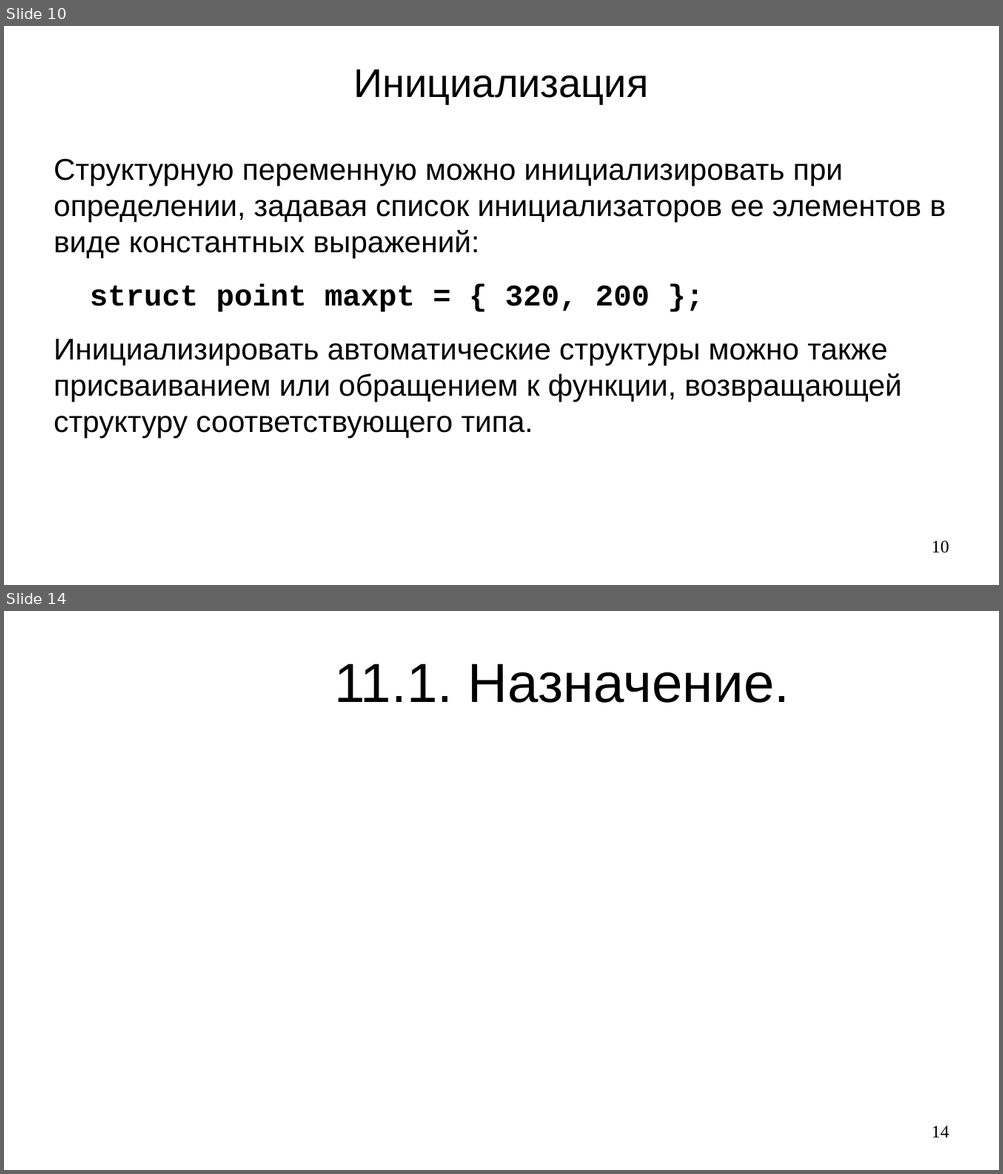
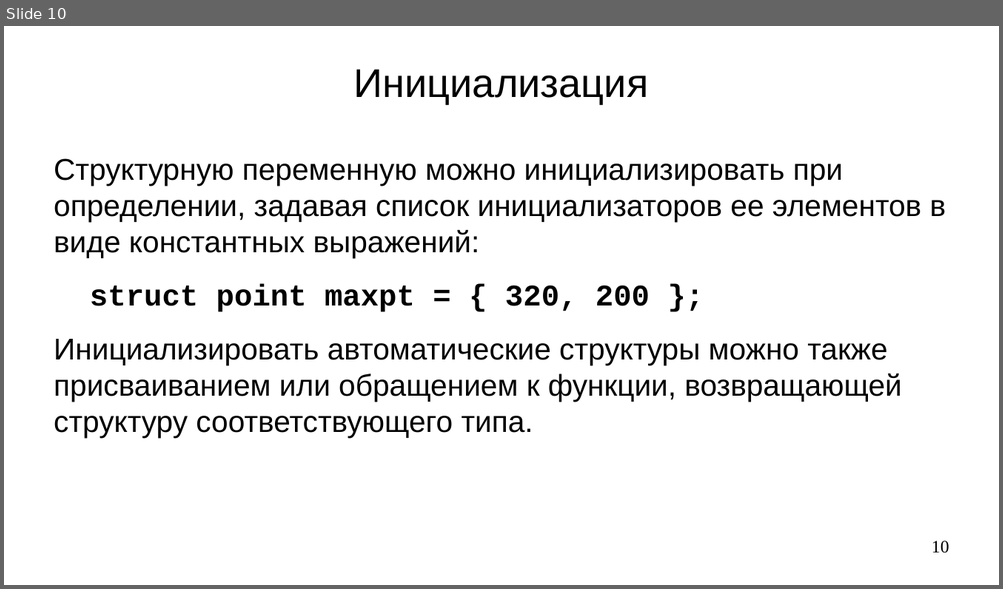
Before and after one commit to steelcraft/stud-lab, a slide deck: Лекции/CBCP01#L7.odp. Shown one above the other, each under a label of ours: slides 10 and 14 before the commit, slide 10 after it; the slides between them are not shown. The pictures are 1003x1174 and 1003x589 pixels, drawn with LibreOffice and Linux fonts; fonts in the diff are those of the drawing. Boxes give left, top, right and bottom in pixels: in the first picture for what was removed or moved away, otherwise in the second. Text is boxed around its words. In the diff, an @@ line names an element or a change of style, - is before the commit and + after.

```diff
--- a/Лекции/CBCP01#L7.odp
+++ b/Лекции/CBCP01#L7.odp
@@ slide 14 removed at <box>4,611,999,1170</box>, background #FFFFFF @@
@@ title removed at <box>334,664,790,703</box> @@
-11.1. Назначение.
@@ page number removed at <box>931,1126,949,1138</box> @@
-14
```
Also in this commit, not shown: 5 slides added, 6 other slides removed.
